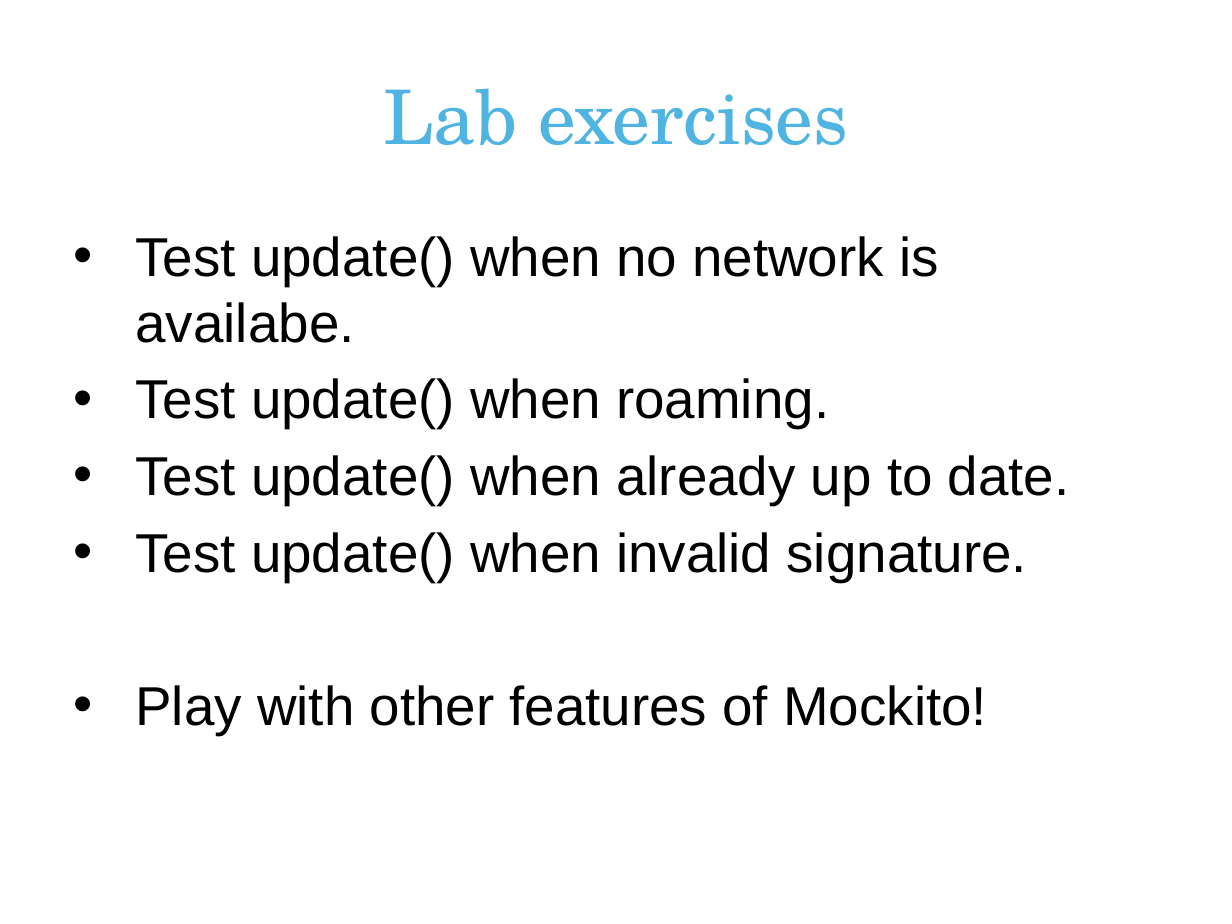
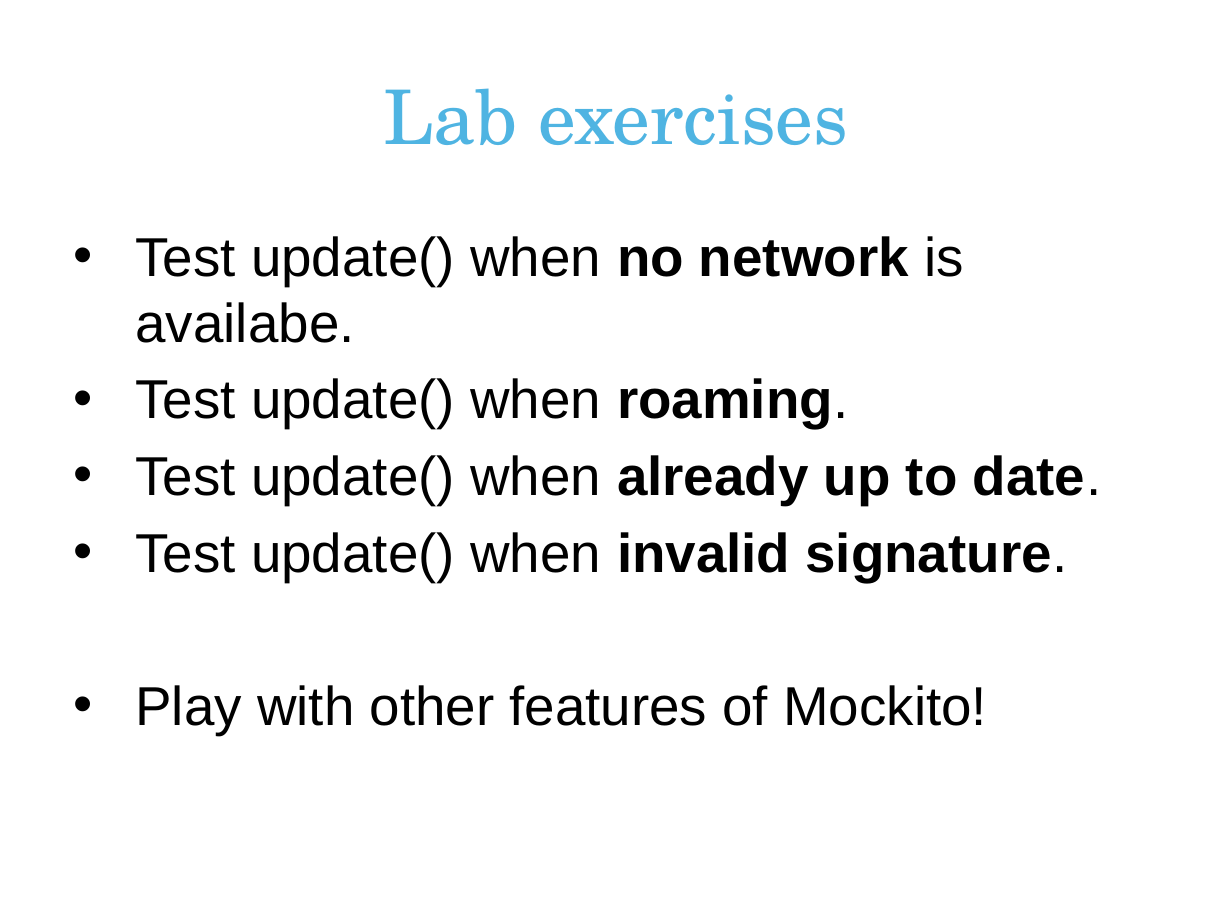
Before and after one commit to erjw/mockito-basic-lab, a slide deck: slide 18 of mockito-presentation.pptx (slide 17 before the commit). Drawn at 1232x924 pixels with LibreOffice and Linux fonts; fonts in the diff are those of the drawing; background and template pictures are left out. Boxes give left, top, right and bottom in pixels: in the first picture for what was removed or moved away, otherwise in the second. Text is boxed around its words. In the diff, an @@ line names an element or a change of style, - is before the commit and + after.

```diff
--- a/mockito-presentation.pptx
+++ b/mockito-presentation.pptx
@@ text at (136, 236, 1102, 582): bold on in "no network", "roaming.", "already up to date.", "invalid signature." @@
```
Also in this commit, not shown: 8 other slides changed, 2 slides added, 1 slide removed.
